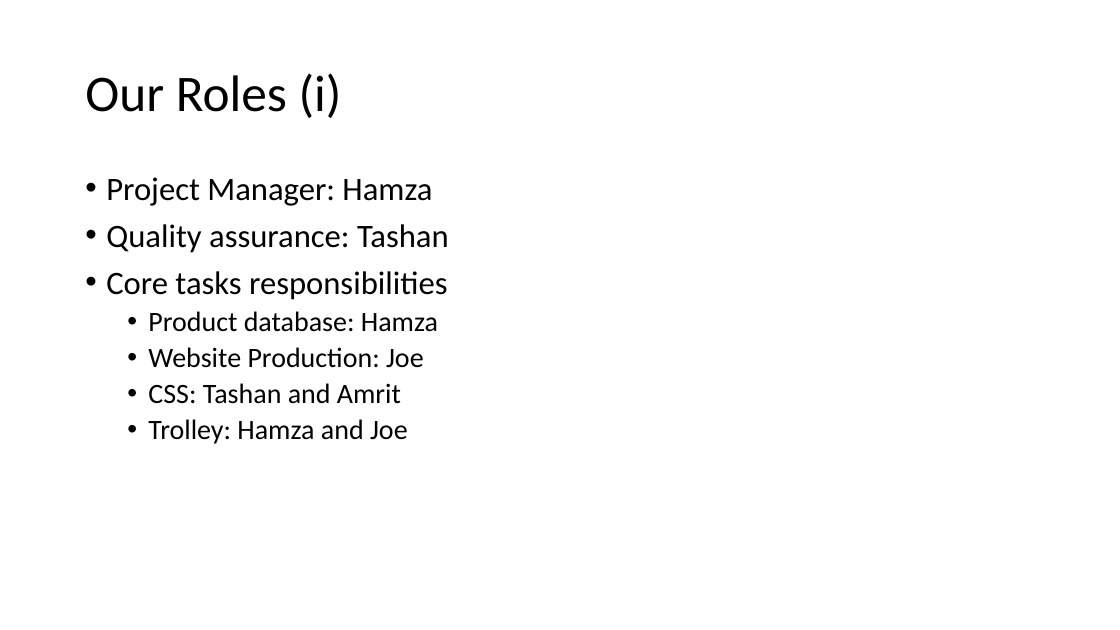
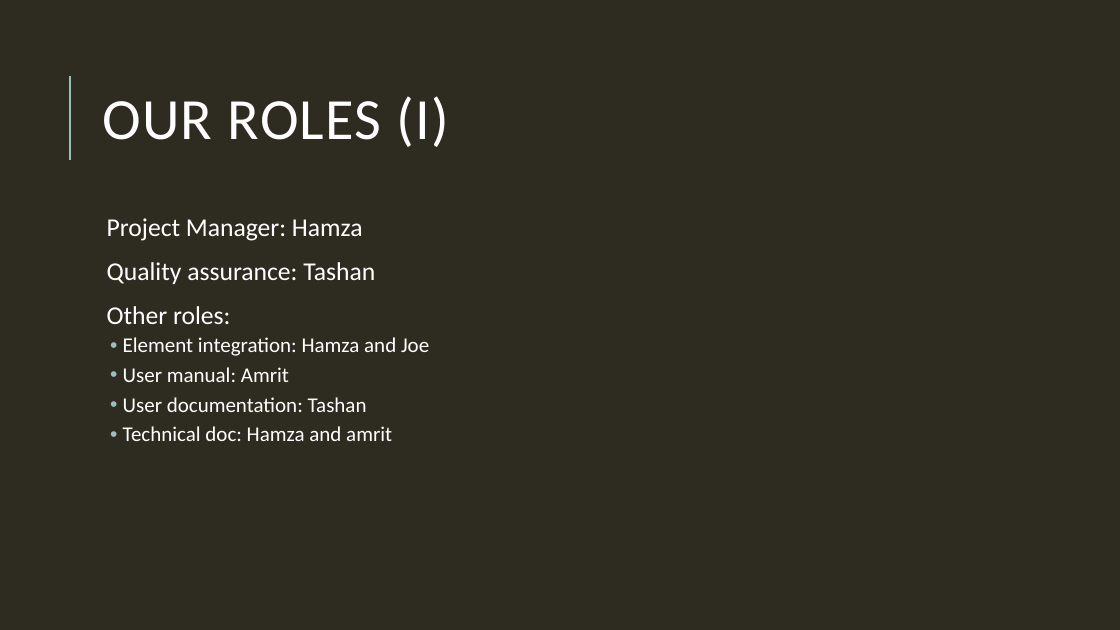
Before and after one commit to HamzaB93/UWL_Level5_Team_Project, a slide deck: slide 4 of Group_Docs/Team_Presentation_Group2.pptx. Drawn at 1120x630 pixels with LibreOffice and Linux fonts; fonts in the diff are those of the drawing. Boxes give left, top, right and bottom in pixels: in the first picture for what was removed or moved away, otherwise in the second. Text is boxed around its words. In the diff, an @@ line names an element or a change of style, - is before the commit and + after.

Commit message:
Hamza CORE: Added presentation.

```diff
--- a/Group_Docs/Team_Presentation_Group2.pptx
+++ b/Group_Docs/Team_Presentation_Group2.pptx
@@ background #FFFFFF to #2E2B21 @@
@@ line added from (70, 160) to (70, 76), #9CBEBD 1.5 pt @@
@@ title at (102,96,449,147): text changed; size 44 to 50 pt; text colour #000000 to #FFFFFF @@
-Our Roles (i)
+OUR ROLES (I)
@@ text "Project Manager: Hamza": place and size @@
-text "Project Manager: Hamza" at (106,177,449,444)
+text "Project Manager: Hamza" at (107,218,429,441)
@@ text at (107,218,375,284): size 28 to 22 pt, text colour #000000 to #FFFFFF in "Project Manager: Hamza", "Quality assurance: Tashan"; bullet • to  ; more space between paragraphs @@
@@ text at (107,306,429,441): text changed; size 24 to 18 pt; text colour #000000 to #FFFFFF @@
-• Core tasks responsibilities
-  • Product database: Hamza
-  • Website Production: Joe
-  • CSS: Tashan and Amrit
-  • Trolley: Hamza and Joe
+  Other roles:
+  • Element integration: Hamza and Joe
+  • User manual: Amrit
+  • User documentation: Tashan
+  • Technical doc: Hamza and amrit
```
Also in this commit, not shown: 11 other slides changed, 1 slide removed.
